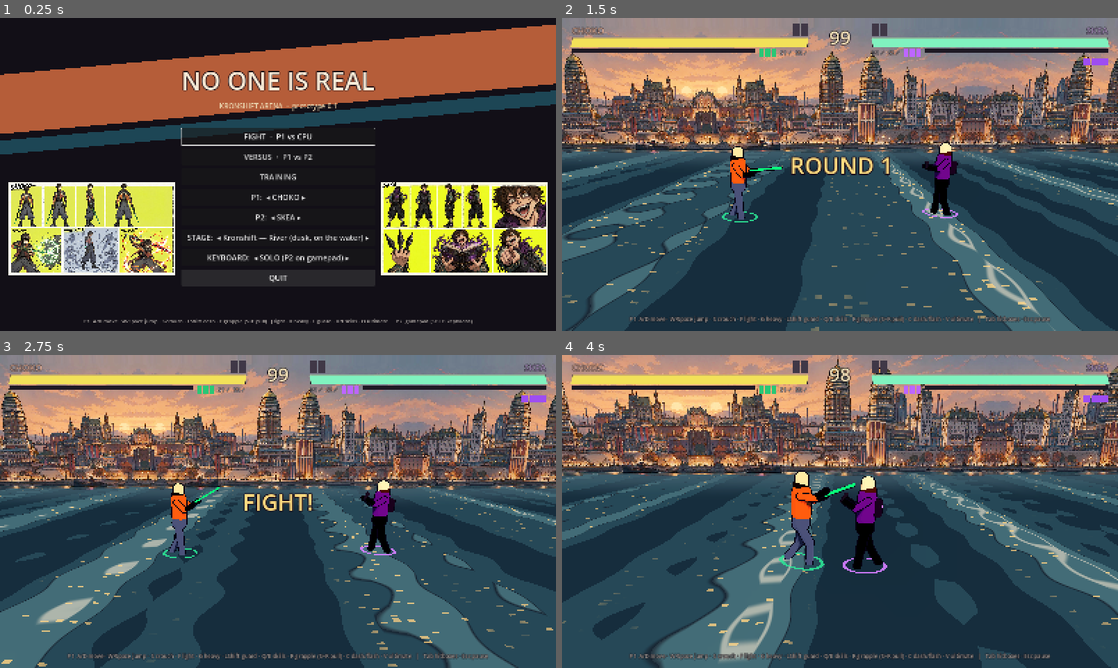
Above: before the commit, frames 1-4 (two rows, left to right).
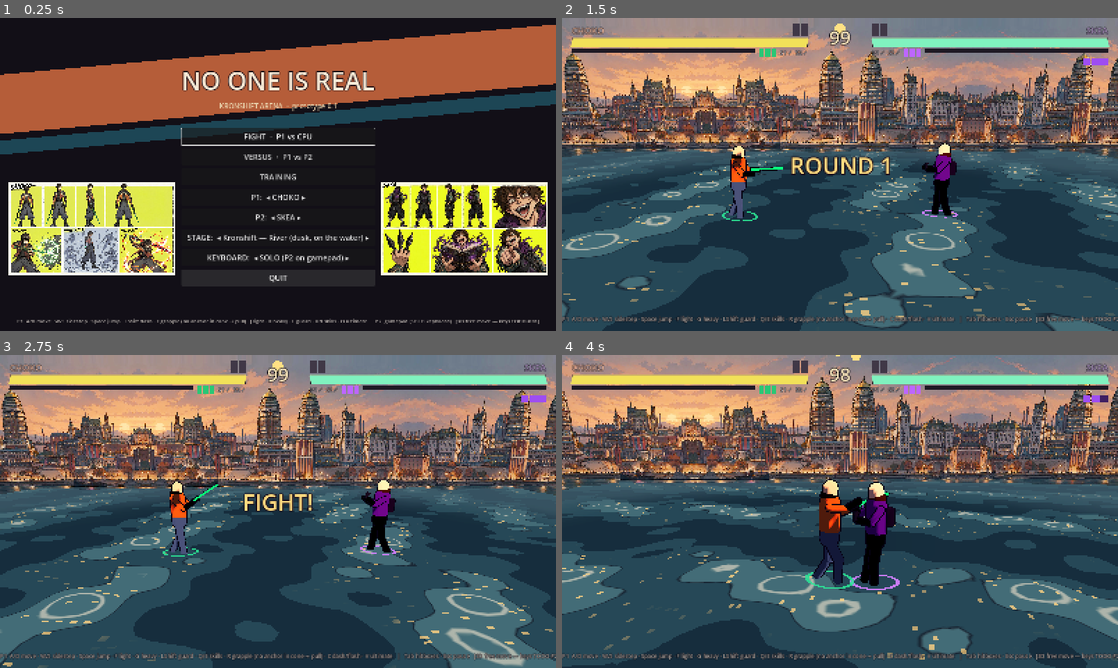
Above: after the commit, the same moments.

Repository: santos-va/nooneisreal
Game: Godot game, scene res://scenes/main/Main.tscn
Same seed, same stepped clock (60 frames per second), same inputs: the game is played once before the commit and once after it.
Inputs (mouse positions are in pixels of both pictures, inside the frame that each line leads up to):
- Up to frame 1 (0.25 s): no input
- Up to frame 2 (1.5 s): click "KEYBOARD: ◂ SOLO (P2 on gamep…" at 0.5 s; click "FIGHT · P1 vs CPU" at 1.25 s
- Up to frame 3 (2.75 s): tap Enter at 2 s; move the mouse to (400, 495) at 2.02 s; hold D (p1_right) from 2.03 s (still down); tap Shift (p1_block) at 2.1 s; click (400, 495) at 2.17 s; tap Space (p1_jump) at 2.27 s
- Up to frame 4 (4 s): move the mouse to (728, 527) at 2.77 s; release D (p1_right) at 2.78 s; hold Down 2.78-3.53 s; tap S (p1_crouch, bound only before the commit) at 2.85 s; tap Space (p1_jump) at 3.02 s; move the mouse to (895, 442) at 3.52 s; hold D (p1_right) from 3.53 s (still down); tap C (p1_dash) at 3.6 s

The runs differ from the first frame. In frame 1, 0.6% of the frame differs, in the area x 3-97%, y 96-98%; in frame 2, 33%; in frame 3, 25%; in frame 4, 66%, in the area x 0-100%, y 0-100%.

Commit message:
free_move on by default (Santos's word); -- --plane and make run-plane for the 0.2 fight
- GameState.free_move = true; Main.gd takes -- --plane (and still -- --free-move)
- make run-plane runs the side-on 0.2 fight; make run now plays free movement
- SmokeTest._ready sets the plane itself and fails loudly if the plane stages start in 3D
  (T4 audit 0.3-7 item 7; removing that line -> FAIL 'plane stages started under free_move')

Co-Authored-By: Claude Opus 5.5 <noreply@anthropic.com>
Claude-Session: https://claude.ai/code/session_01XGUHmQWKH3XkfMupKFaei5

Diff:
--- a/game/scripts/core/GameState.gd
+++ b/game/scripts/core/GameState.gd
@@ -37,9 +37,10 @@
 ## Fighters read their floor from it; see scripts/core/WaveField.gd.
 var water: WaveField = null
 ## Prototype 0.3 free 3D movement with lock-on (docs/Plans/2026-10-03-Prototype-0.3-Free-Movement.md).
-## false = the 0.2 fight on the X plane, unchanged. Becomes true only after Santos approves 0.3.
-## Switch with set_free_move() (it also re-binds the keyboard), or launch with `-- --free-move`.
-var free_move: bool = false
+## true = free movement (default since Santos's word 2026-10-03, T4 audit 0.3-7). false = the 0.2 fight on
+## the X plane, unchanged. Switch with set_free_move() (it also re-binds the keyboard), or launch with
+## `-- --plane` / `-- --free-move`.
+var free_move: bool = true
 ## The duel's screen frame for free movement (scripts/core/DuelFrame.gd); fighters sync it each frame.
 var duel: DuelFrame = DuelFrame.new()
 
--- a/game/scripts/core/Main.gd
+++ b/game/scripts/core/Main.gd
@@ -3,7 +3,9 @@
 
 func _ready() -> void:
 	var args := OS.get_cmdline_user_args()
-	if "--free-move" in args:
+	if "--plane" in args:
+		GameState.set_free_move(false)   # the 0.2 side-on fight
+	elif "--free-move" in args:
 		GameState.set_free_move(true)
 	if "--smoke" in args:
 		var t := SmokeTest.new()
--- a/game/scripts/core/SmokeTest.gd
+++ b/game/scripts/core/SmokeTest.gd
@@ -73,6 +73,9 @@
 	GameState.p1_character = "choko"
 	GameState.p2_character = "skea"
 	GameState.stage_index = 2   # back_alley (river is index 0)
+	# free movement is the game's default now; the smoke starts with the 0.2 plane stages and switches
+	# to free movement itself at stage 40 (T4 audit 0.3-7 item 7)
+	GameState.set_free_move(false)
 	for a in OS.get_cmdline_user_args():
 		if a == "--smoke-only=duel":
 			# dev / negative controls: only the 0.3-6 duel replay (plane, then free movement)
@@ -408,6 +411,9 @@
 		p2 = arena.p2
 		flow = arena.flow
 		_ok("arena loaded: %s vs %s, stage %s" % [p1.data.display_name, p2.data.display_name, GameState.stage().id])
+		if _stage == 0 and GameState.free_move:
+			_fail("plane stages started under free_move — SmokeTest._ready must set_free_move(false)")
+			return
 		var bus := AudioServer.get_bus_index(Sfx.BUS)
 		var vh := Sfx.variant_count("hit_light")
 		if bus == -1 or AudioServer.get_bus_effect_count(bus) < 2 or vh < 3 or Sfx.variant_count("no_such_sfx") != 0:
Not shown, changed: Makefile
